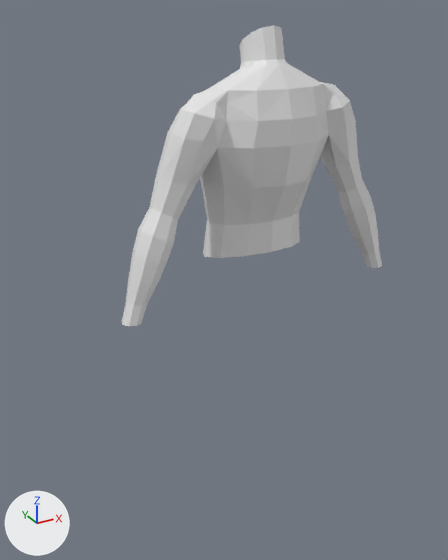
Two versions of the Blender file gigachad.blend, one commit apart.
Both versions are drawn from a 50 mm lens placed at (-1.64, -2.6, 3.1), pointed at (-0.16, 0.1, 1.75). The lights are fixed; the arrows at lower left show +X, +Y and +Z. The same objects are shown in both versions, whatever each file hides.

The scene before the commit, as lines of its bpy script (objects in view):
```python
me_cylinder = bpy.data.meshes.new('Cylinder')
me_cylinder.from_pydata(...)  # 138 vertices, 121 faces; spans x -2.38..0.0, y -0.77..0.88, z -2.07..1.83
ob_body = bpy.data.objects.new('Body', me_cylinder)
ob_body.location = (0.0, 0.0, 2.407)
ob_body.scale = (0.336, 0.336, 0.336)
_m = ob_body.modifiers.new('Mirror', 'MIRROR')
_m.use_clip = True
```
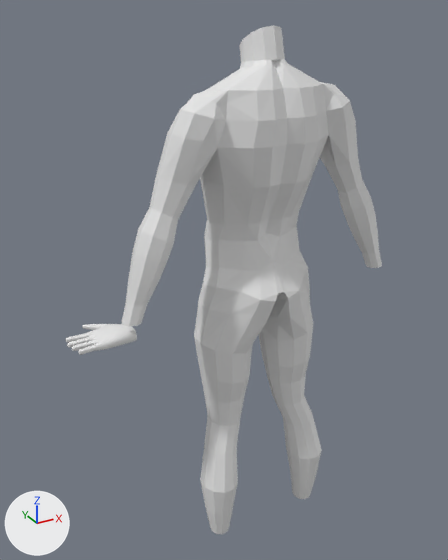
Where the change shows, as pixel boxes [x1, y1, x2, y2] in the pictures (448 x 560 px):
'Body', reshaped (68% taller): before [122, 25, 382, 327]; after [122, 25, 382, 534]
'Cube', added: after [65, 324, 137, 355]
part 1 of me_cylinder, built on: before [203, 56, 305, 258]; after [194, 56, 322, 534]

The change in detail:
me_cylinder is used by ob_body; location (0.0, 0.0, 2.407); scale (0.336, 0.336, 0.336).
me_cylinder had 138 vertices, 121 faces and spanned x -2.38..0.0, y -0.77..0.88, z -2.07..1.83.
me_cylinder now has 284 vertices, 261 faces and spans x -2.38..0.0, y -0.72..0.88, z -6.45..1.83.
Part 1, on me_cylinder:
8 vertices are removed from x -0.83..0.0, y -0.38..0.8, z -1.6..-0.86.
21 faces are deleted.
3 vertices in x 0.0, y -0.76..-0.63, z -0.25..1.06 move by (0.0, 0.11, 0.0).
2 vertices move from x 0.0, y -0.77..-0.4, z 0.33..1.35 to x 0.0, y -0.65..-0.28, z 0.33..1.35.
154 vertices are added at x -1.2..0.0, y -0.72..0.83, z -6.45..1.81.
161 new faces join them.
Mesh me_cube is new.
It has 231 vertices, 224 faces and spans x -1.045..-0.725, y -0.085..0.178, z 1.592..1.665.
Object 'Cube' (ob_cube) is new; it shows me_cube.
Its location is (0.0, 0.0, 0.0).
It gains a SUBSURF modifier named 'Subdivision'.
